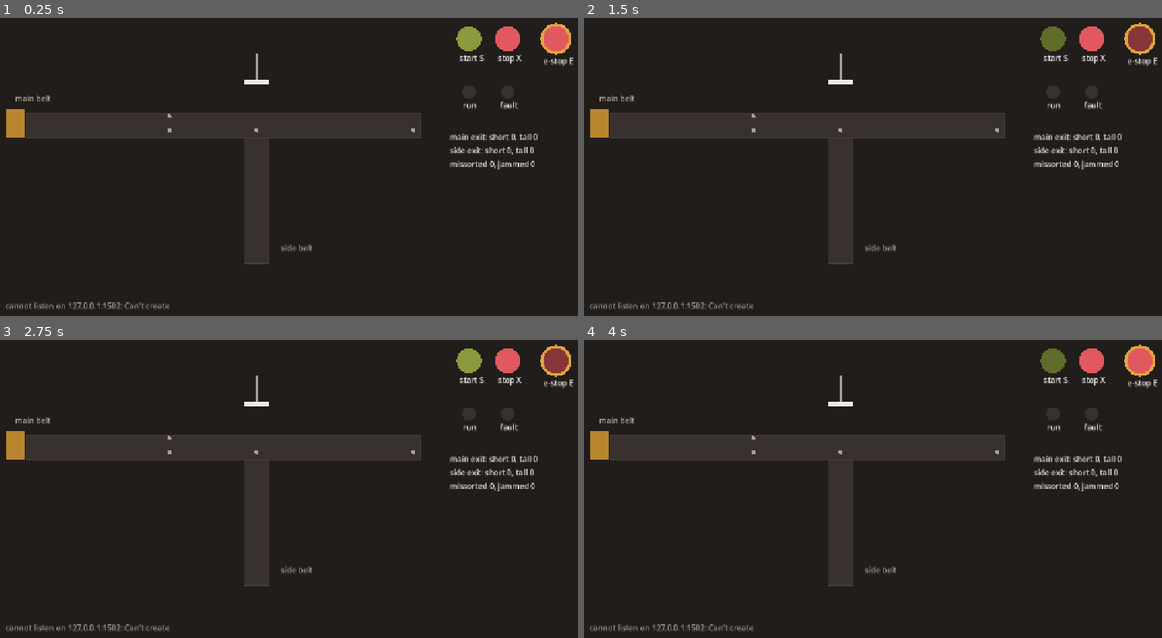
Above: before the commit, frames 1-4 (two rows, left to right).
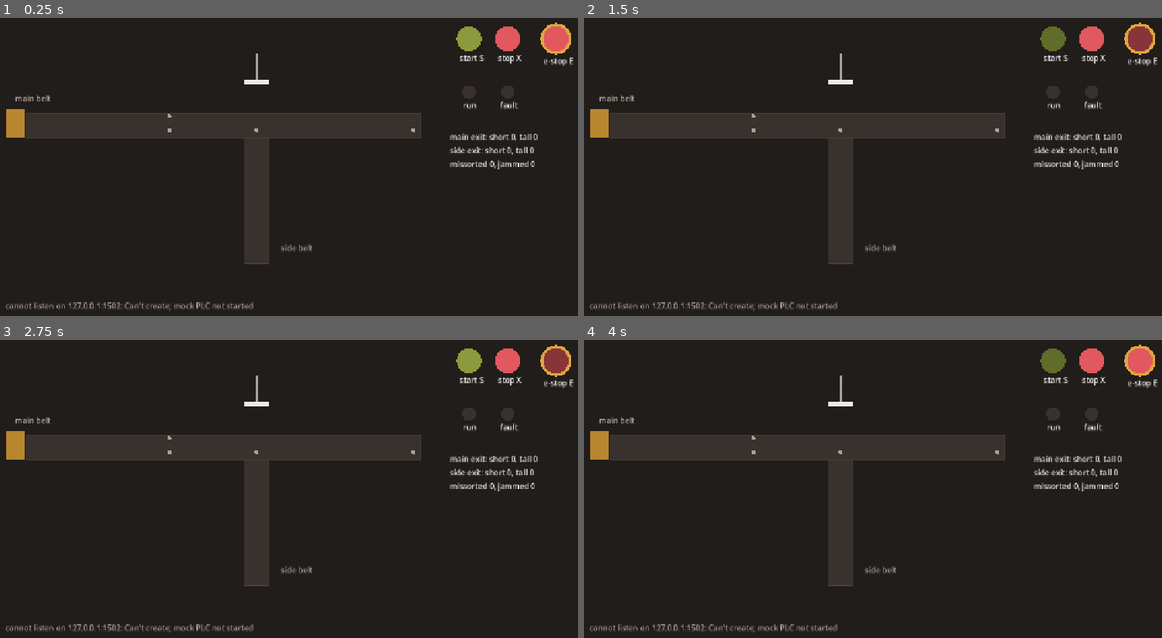
Above: after the commit, the same moments.

Repository: kuhyx/plc-lab
Game: Godot game, scene res://scenes/line.tscn
Two runs of this game, one before a commit and one after it. Both use one fixed random seed, a clock stepped at 60 frames per second and the inputs below.
Inputs (mouse positions are in pixels of both pictures, inside the frame that each line leads up to):
- Up to frame 1 (0.25 s): no input
- Up to frame 2 (1.5 s): tap Enter at 0.5 s; move the mouse to (1017, 137) at 0.52 s; tap X at 0.6 s; click (1017, 137) at 0.67 s; tap Space at 1.25 s; move the mouse to (757, 172) at 1.27 s; hold S from 1.28 s (still down); tap E at 1.35 s
- Up to frame 3 (2.75 s): tap Enter at 2 s; move the mouse to (358, 399) at 2.02 s; release S at 2.03 s; tap X at 2.1 s
- Up to frame 4 (4 s): tap Space at 2.75 s; move the mouse to (849, 545) at 2.77 s; tap E at 2.85 s; click (849, 545) at 2.92 s; tap Enter at 3.5 s; move the mouse to (1063, 527) at 3.52 s; hold S from 3.53 s (still down); tap X at 3.6 s

The runs differ from the first frame. In frame 1, 0.2% of the frame differs, in the area x 29-44%, y 95-99%; in frame 2, 0.2%; in frame 3, 0.2%; in frame 4, 0.2%.

Commit message:
sim: no mock without our own server; projects/sorting-line README (address map, OpenPLC runbook)
A --mock instance whose listen on 1502 failed still connected its mock to
the other instance's server and drove that plant. line.gd now skips the
mock when listen fails and says so in the status line; setup(args) makes
it testable (test_line.gd). test_io_map.gd checks the README table equals
IoMap. TODO-sim.md deleted: the plant is done, the ST and ladder programs
stay as the README Phase 2 milestone.

Co-Authored-By: Claude Opus 5.5 <noreply@anthropic.com>
Claude-Session: https://claude.ai/code/session_01BKf1LgPb9jxehcZA4hXJpM

Co-Authored-By: Claude Opus 5 (1M context) <noreply@anthropic.com>

Diff:
--- a/sim/scripts/line.gd
+++ b/sim/scripts/line.gd
@@ -19,14 +19,21 @@
 
 
 func _ready() -> void:
-	var options: Dictionary[String, String] = parse_args(OS.get_cmdline_user_args())
+	setup(OS.get_cmdline_user_args())
+
+
+## Builds the plant, listens, and (with --mock) starts the mock PLC.
+func setup(args: PackedStringArray) -> void:
+	var options: Dictionary[String, String] = parse_args(args)
 	port = _int_option(options, "port", IoMap.PORT)
 	model = PlantModel.new(_int_option(options, "seed", 1), _int_option(options, "boxes", 0))
 	_listen_error = server.listen(port)
 	if _listen_error != OK:
 		push_error("cannot listen on 127.0.0.1:%d (%s)" % [port, error_string(_listen_error)])
 	_autostart = options.has("autostart")
-	if options.has("mock"):
+	# Without our own server, the mock would reach whichever process owns the
+	# port (e.g. a second instance driving the first one's plant).
+	if options.has("mock") and _listen_error == OK:
 		mock = MockPlc.new()
 		var err: Error = mock.connect_to("127.0.0.1", port)
 		if err != OK:
@@ -85,7 +92,10 @@
 
 func status_text() -> String:
 	if _listen_error != OK:
-		return "cannot listen on 127.0.0.1:%d: %s" % [port, error_string(_listen_error)]
+		return (
+			"cannot listen on 127.0.0.1:%d: %s; mock PLC not started"
+			% [port, error_string(_listen_error)]
+		)
 	if server.is_online():
 		return (
 			"PLC online (%s) on 127.0.0.1:%d" % ["mock" if mock != null else "Modbus master", port]
--- a/sim/tests/unit/test_io_map.gd
+++ b/sim/tests/unit/test_io_map.gd
@@ -40,3 +40,27 @@
 
 func test_port_needs_no_root() -> void:
 	assert_gt(IoMap.PORT, 1023)
+
+
+## `| DI | 0 | start | ... |` rows of the projects/ table, by kind.
+func _readme_names(kind: String) -> PackedStringArray:
+	var path: String = ProjectSettings.globalize_path("res://").path_join(
+		"../projects/sorting-line/README.md"
+	)
+	var text: String = FileAccess.get_file_as_string(path)
+	assert_false(text.is_empty(), "cannot read %s" % path)
+	var names: Array[String] = []
+	for line: String in text.split("\n"):
+		var cells: PackedStringArray = line.split("|")
+		if cells.size() > 4 and cells[1].strip_edges() == kind:
+			assert_eq(cells[2].strip_edges().to_int(), names.size(), "%s address order" % kind)
+			names.append(cells[3].strip_edges())
+	return PackedStringArray(names)
+
+
+func test_readme_table_matches_inputs() -> void:
+	assert_eq(_readme_names("DI"), IoMap.INPUT_NAMES)
+
+
+func test_readme_table_matches_coils() -> void:
+	assert_eq(_readme_names("coil"), IoMap.COIL_NAMES)
--- /dev/null
+++ b/sim/tests/unit/test_line.gd
@@ -0,0 +1,42 @@
+extends GutTest
+## The main scene's wiring: a --mock instance that cannot listen must not
+## drive another process's plant through the port that process owns.
+
+const PORT: int = 15022
+
+var other: ModbusServer
+
+
+func before_each() -> void:
+	other = ModbusServer.new()
+
+
+func after_each() -> void:
+	other.stop()
+
+
+func _line(args: PackedStringArray) -> Line:
+	var line: Line = autofree(Line.new())
+	line.setup(args)
+	return line
+
+
+func test_mock_starts_when_listening() -> void:
+	var line: Line = _line(PackedStringArray(["--mock", "--port=%d" % PORT]))
+	assert_not_null(line.mock)
+	line.server.stop()
+
+
+func test_no_mock_when_port_taken() -> void:
+	assert_eq(other.listen(PORT), OK)
+	var line: Line = _line(PackedStringArray(["--mock", "--port=%d" % PORT]))
+	assert_push_error("cannot listen")
+	assert_null(line.mock, "the mock would drive the other instance's plant")
+	assert_string_contains(line.status_text(), "mock PLC not started")
+
+
+func test_parse_args() -> void:
+	assert_eq(
+		Line.parse_args(PackedStringArray(["--mock", "--port=1502", "plain"])),
+		{"mock": "", "port": "1502"}
+	)
Not shown, added: sim/tests/unit/test_line.gd.uid
Not shown, changed: README.md
Not shown, removed: TODO-sim.md
Not shown, added: projects/sorting-line/README.md
